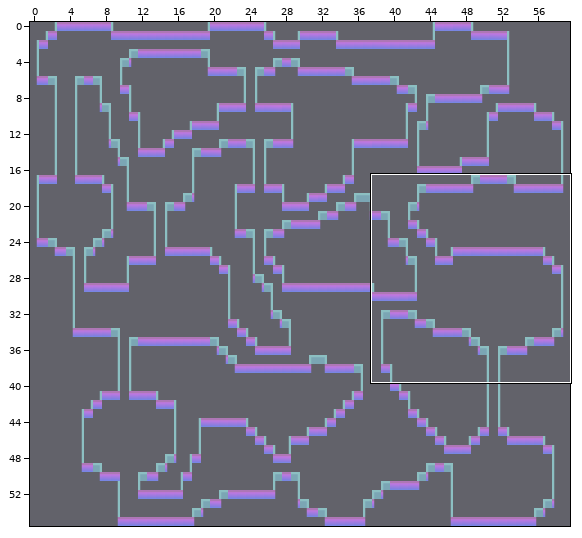
One commit to this Tiled map: Juego/assets/map/map_3/mapa_3.tmx. The picture above shows the old version from afar; the outline marks the close-up.
Close-up. First the earlier version:
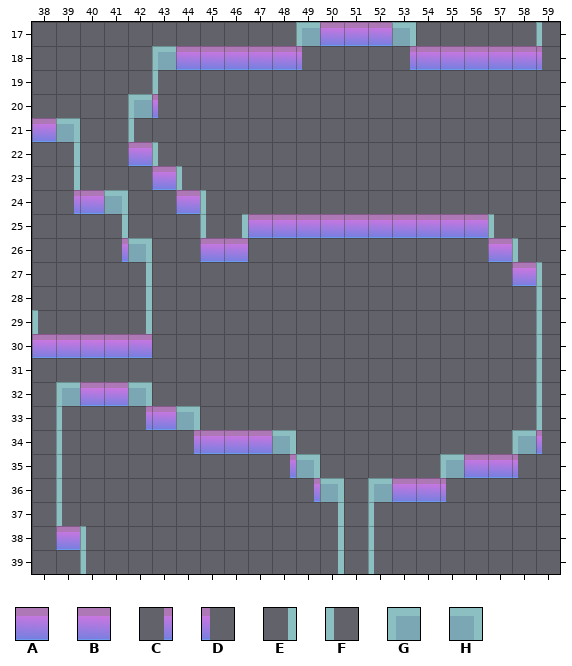
Cells are 32x32 px. Shown: x 38..59, y 17..39. The commit also changed other parts of the map, which this record leaves out. Tiles whose own drawing changed are shown in their newer look in all pictures.
Key: from "mapTiles": A 0, B 1, C 2, D 3; from "map_tiles3": E 10, F 11, G 12, H 13.
_ is an empty cell.
Layer "pared" before, first column x 38:
17 ___________GAAAH_____F
18 _____GAAAAAD___CAAAAAD
19 _____F________________
20 ____GD________________
21 AH__F_________________
22 _E__AF________________
23 _E___AF_______________
24 _CAH__AF______________
25 ___E___FEAAAAAAAAAAF__
26 ___CH__AA__________BF_
27 ____E_______________BF
28 ____E________________F
29 F___E________________F
30 BBBBA________________F
31 _____________________F
32 _GBBH________________F
33 _F__CAH______________F
34 _F____CAAAH_________GD
35 _F________CH_____GAAD_
36 _F_________CH_GAAD____
37 _F__________E_F_______
38 _AF_________E_F_______
39 __F_________E_F_______
Once edited:
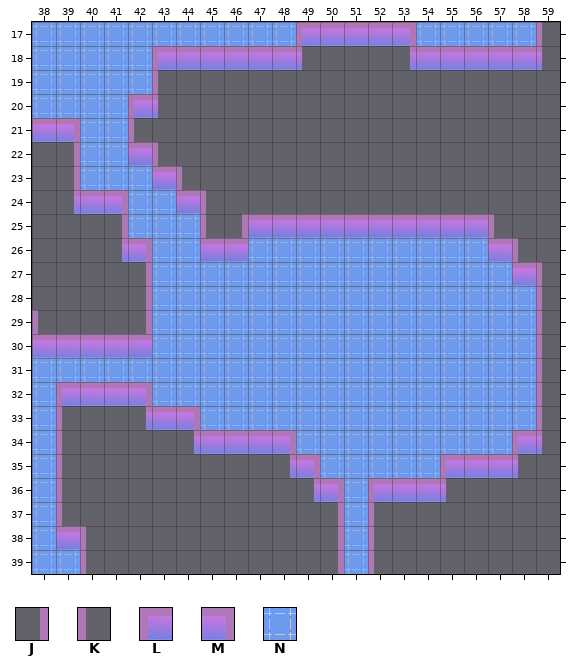
Further tiles: from "mapTiles": J 6, K 7, L 8, M 9, N 12.
Change:
Layer "suelo":
y 17: x 38..48 ___________ -> NNNNNNNNNNN; x 54..58 _____ -> NNNNN
y 18..19: x 38..42 _____ -> NNNNN
y 20: x 38..41 ____ -> NNNN
y 21..22: x 40..41 __ -> NN
y 23: x 40..42 ___ -> NNN
y 24: x 42..43 __ -> NN
y 25: x 42..44 ___ -> NNN
y 26: x 43..44 __ -> NN; x 47..56 __________ -> NNNNNNNNNN
y 27: x 43..57 _______________ -> NNNNNNNNNNNNNNN
y 28..30: x 43..58 ________________ -> NNNNNNNNNNNNNNNN
y 31: x 38..58 _____________________ -> NNNNNNNNNNNNNNNNNNNNN
y 32: x 38 _ -> N; x 43..58 ________________ -> NNNNNNNNNNNNNNNN
y 33: x 38 _ -> N; x 45..58 ______________ -> NNNNNNNNNNNNNN
y 34: x 38 _ -> N; x 49..57 _________ -> NNNNNNNNN
y 35: x 38 _ -> N; x 50..54 _____ -> NNNNN
y 36..38: x 38 _ -> N; x 51 _ -> N
y 39: x 38..39 __ -> NN; x 51 _ -> N
Layer "pared":
y 17: x 49 G -> L; x 53 H -> M; x 59 F -> K
y 18: x 43 G -> L
y 19: x 43 F -> K
y 20: x 42 G -> L
y 21: x 39 H -> M; x 42 F -> K
y 22: x 39 E -> J; x 43 F -> K
y 23: x 39 E -> J; x 44 F -> K
y 24: x 41 H -> M; x 45 F -> K
y 25: x 41 E -> J; x 45..46 FE -> KJ; x 57 F -> K
y 26: x 42 H -> M; x 58 F -> K
y 27..28: x 42 E -> J; x 59 F -> K
y 29: x 38 F -> K; x 42 E -> J; x 59 F -> K
y 30..31: x 59 F -> K
y 32: x 39 G -> L; x 42 H -> M; x 59 F -> K
y 33: x 39 F -> K; x 44 H -> M; x 59 F -> K
y 34: x 39 F -> K; x 48 H -> M; x 58 G -> L
y 35: x 39 F -> K; x 49 H -> M; x 55 G -> L
y 36: x 39 F -> K; x 50 H -> M; x 52 G -> L
y 37: x 39 F -> K; x 50 E -> J; x 52 F -> K
y 38..39: x 40 F -> K; x 50 E -> J; x 52 F -> K
Pixel boxes of the changes (left, top, right, bottom) in both close-ups:
changed: (32, 22, 542, 574)
